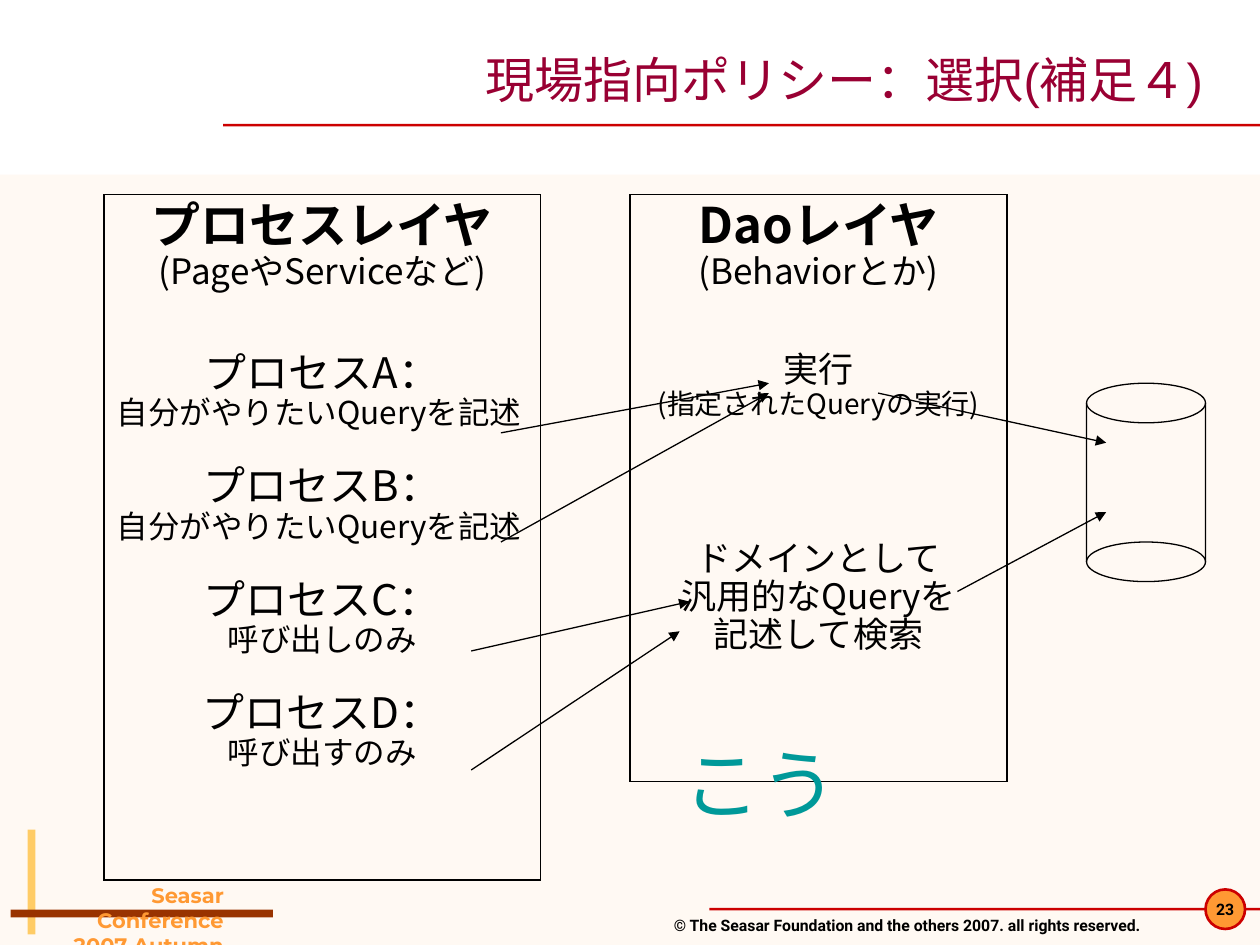
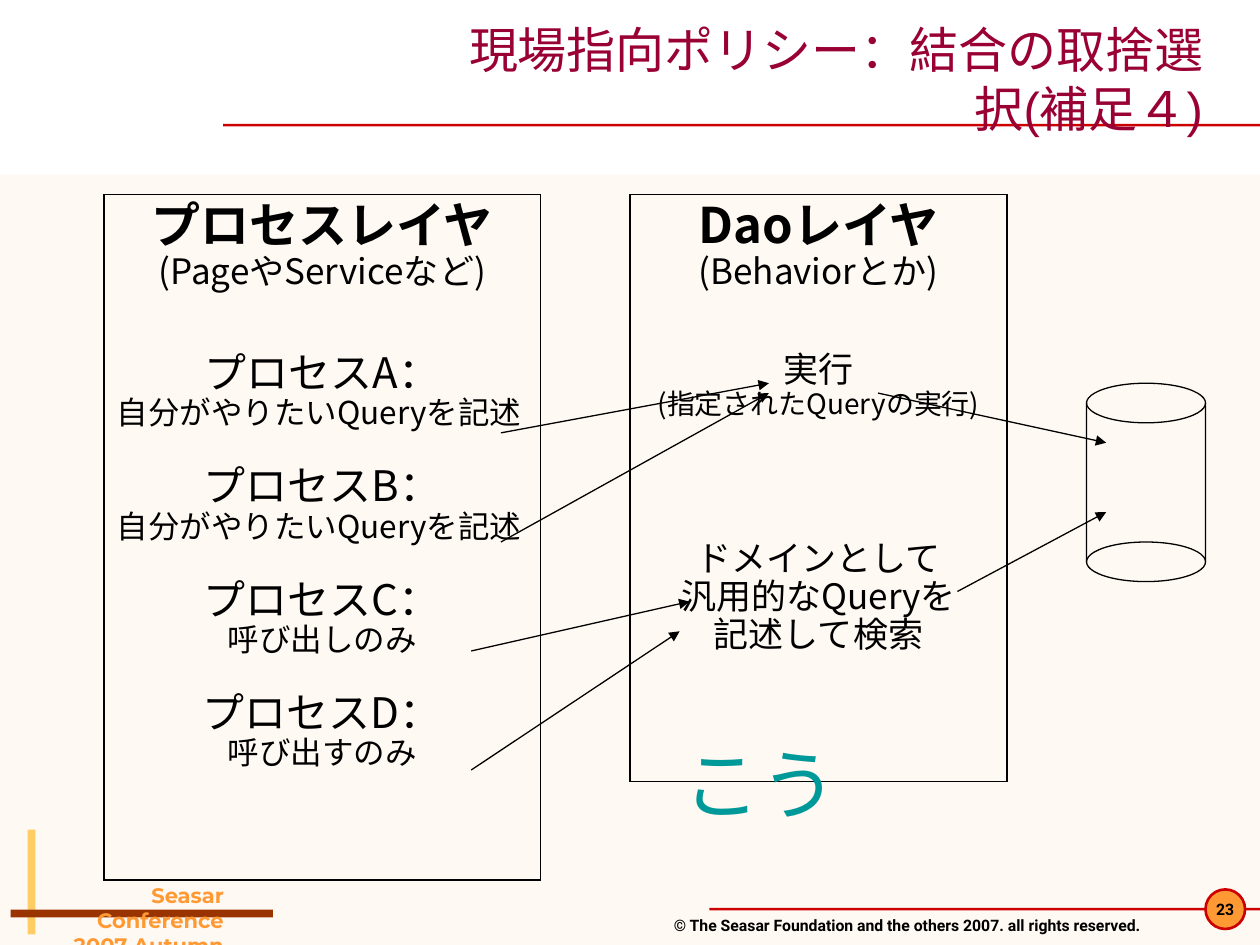
Before and after one commit to seasarorg/dbflute, a slide deck: slide 23 of dbflute/etc/doc/pres/sc2007a_2-DBFlute.ppt. Drawn at 1260x945 pixels with LibreOffice and Linux fonts; fonts in the diff are those of the drawing; background and template pictures are left out. Boxes give left, top, right and bottom in pixels: in the first picture for what was removed or moved away, otherwise in the second. Text is boxed around its words. In the diff, an @@ line names an element or a change of style, - is before the commit and + after.

```diff
--- a/dbflute/etc/doc/pres/sc2007a_2-DBFlute.ppt
+++ b/dbflute/etc/doc/pres/sc2007a_2-DBFlute.ppt
@@ title at bbox=[469, 26, 1203, 137]: text changed @@
-現場指向ポリシー：選択(補足４)
+現場指向ポリシー：結合の取捨選択(補足４)
```
Also in this commit, not shown: 17 other slides changed, 4 other files.
